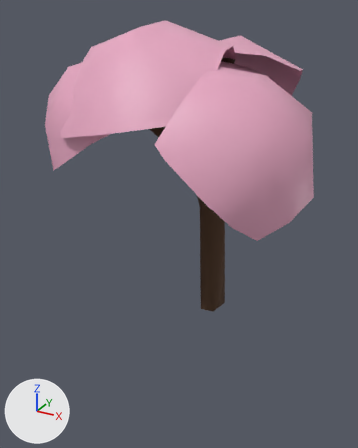
A saved change to the FBX model Assets/Alice_Assets/FBX(Packed)/SakuraPequena.fbx.
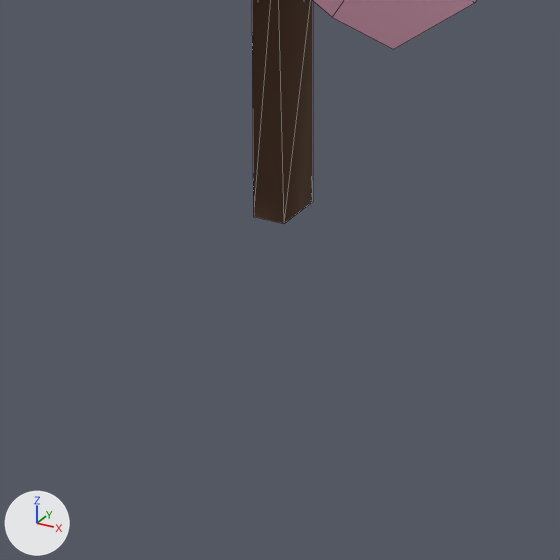
Each version is shown whole from a 50 mm lens placed at (7.61, -16.72, 11.82), pointed at (-1.67, 0.17, 3.38), then close up on the part from 27% to 91% of the width and 49% to 100% of the height. Arrows for +X, +Y and +Z are at lower left; the lights stay in place. The close-ups show mesh edges as thin lines. Objects named as collision shapes, trigger or cutter boxes, shadow casters or lower levels of detail are left out. Where no turn or scale is listed for an object, it has been applied to the vertices.

In view in the first close-up: 'SakuraPequena_LOD0'.
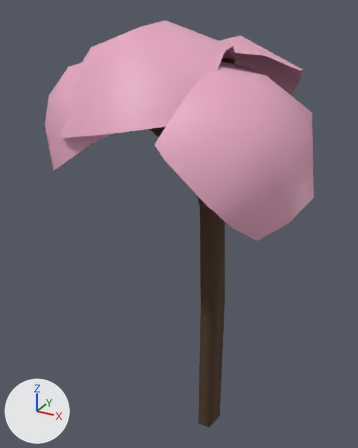
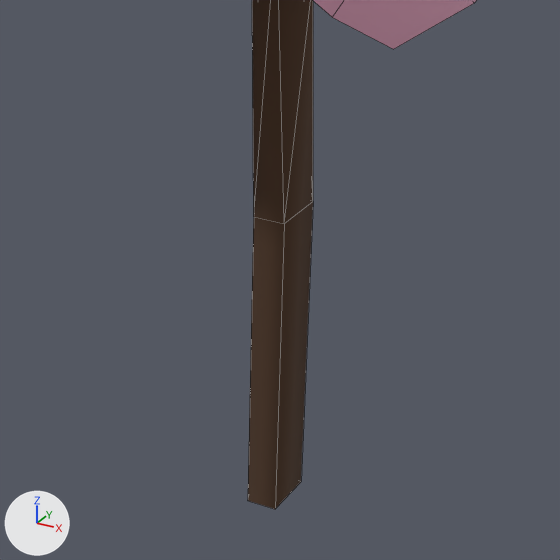
What changed in the scene script:
```text
Change me_sakurapequena_lod0:
    where me_sakurapequena_lod0.from_pydata(...)  # 191 vertices, 198 faces; spans x -5.7..4.38, y -5.39..5.91, z 0.0..11.38
    used by ob_sakurapequena_lod0; location = (0.0, 0.0, 0.0)
    verts and faces of me_sakurapequena_lod0; kept vertices keep their numbers, new ones are numbered from 191
    before: 113 (-0.22, -0.56, 0.02) at pixel (253, 216), 114 (0.33, -0.5, 0.03) at pixel (284, 223), 115 (0.47, 0.39, 0.01) at pixel (313, 201), 116 (-0.49, 0.26, 0.0)
    me_sakurapequena_lod0 part 1
    add for new, old in zip([*range(191, 195)], [*range(113, 117)]): verts[new] = verts[old] + (0.0, 0.0, -6.48)
    add faces += [(114, 192, 193, 115), (113, 191, 192, 114), (113, 116, 194, 191), (115, 193, 194, 116)]  # mat_tronco (brown #503826)
```

Pixel boxes [x1, y1, x2, y2] of what changed, in the close-ups (560 x 560 px):
'SakuraPequena_LOD0', reshaped
    before: [252, 0, 476, 223]
    after: [248, 0, 476, 509]
part 1 of me_sakurapequena_lod0, added (brown)
    after: [248, 202, 313, 509]
